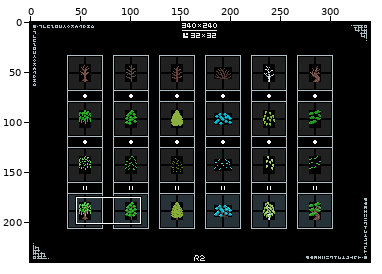
One commit to this pixel-art file: works/pixel_dailies/pixel_dailies_20210902_set_of_trees_v2.aseprite. The picture above shows the old version from afar; the outline marks the close-up.
Close-up. Before:
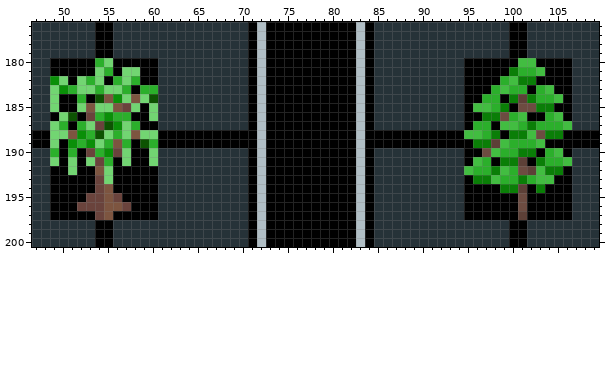
340x240 pixels, 1 frame. Shown: x 47..109, y 176..200. The commit also changed other parts of the picture, which this record leaves out.
After the commit:
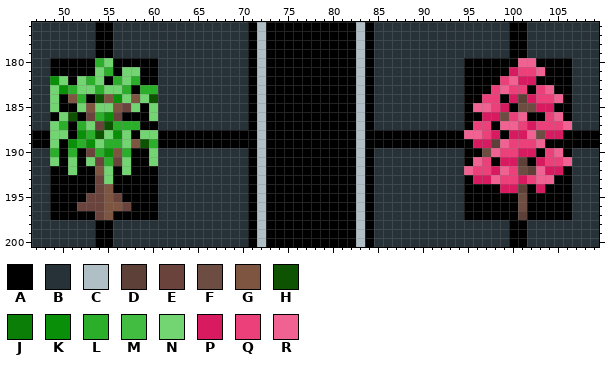
Palette (. is transparent): A #000000  B #263238  C #b0bec5  D #5d4037  E #6a433c  F #6d4c41  G #7d5540  H #0d5302  J #0a7e07  K #0a8f08  L #2baf2b  M #42bd41  N #72d572  P #d81b60  Q #ec407a  R #f06292
From old to new:
{"where": "layers \"leaf_1\", \"leaf_2\", \"body\""}
{"y":180,"x":101,"old":"MM","new":"RR"}
{"y":181,"x":100,"old":"JLLM","new":"PQQR"}
{"y":182,"x":99,"old":"LMJJ","new":"QRPP"}
{"y":183,"x":98,"old":"LMLL","new":"QRQQ"}
{"y":183,"x":103,"old":"LM","new":"QR"}
{"y":184,"x":51,"old":"A","new":"G"}
{"y":184,"x":97,"old":"LL","new":"QQ"}
{"y":184,"x":100,"old":"J","new":"P"}
{"y":184,"x":102,"old":"JLLM","new":"PQQR"}
{"y":185,"x":96,"old":"MMLJ","new":"RRQP"}
{"y":185,"x":103,"old":"JJ","new":"PP"}
{"y":186,"x":56,"old":"LL","new":"EA"}
{"y":186,"x":97,"old":"JJ","new":"PP"}
{"y":186,"x":100,"old":"LM","new":"QR"}
{"y":186,"x":104,"old":"LM","new":"QR"}
{"y":187,"x":56,"old":"KN","new":"LL"}
{"y":187,"x":96,"old":"LL","new":"QQ"}
{"y":187,"x":99,"old":"MMLJLLLM","new":"RRQPQQQR"}
{"y":188,"x":51,"old":"G","new":"A"}
{"y":188,"x":56,"old":"L","new":"K"}
{"y":188,"x":58,"old":"G","new":"A"}
{"y":188,"x":95,"old":"MMLJ","new":"RRQP"}
{"y":188,"x":100,"old":"JJM","new":"PPR"}
{"y":188,"x":104,"old":"JJ","new":"PP"}
{"y":189,"x":56,"old":"GLA","new":"LNG"}
{"y":189,"x":96,"old":"JJ","new":"PP"}
{"y":189,"x":99,"old":"MLLLM","new":"RQQQR"}
{"y":190,"x":56,"old":"EN","new":"GL"}
{"y":190,"x":98,"old":"MLLJJ","new":"RQQPP"}
{"y":190,"x":104,"old":"LM","new":"QR"}
{"y":191,"x":56,"old":"A","new":"E"}
{"y":191,"x":96,"old":"ML","new":"RQ"}
{"y":191,"x":99,"old":"JJ","new":"PP"}
{"y":191,"x":103,"old":"JLLM","new":"PQQR"}
{"y":192,"x":57,"old":"A","new":"N"}
{"y":192,"x":95,"old":"MLLJML","new":"RQQPRQ"}
{"y":192,"x":103,"old":"MJJ","new":"RPP"}
{"y":193,"x":96,"old":"JJMLLJLMM","new":"PPRQQPQRR"}
{"y":194,"x":99,"old":"JJ","new":"PP"}
{"y":194,"x":103,"old":"J","new":"P"}
